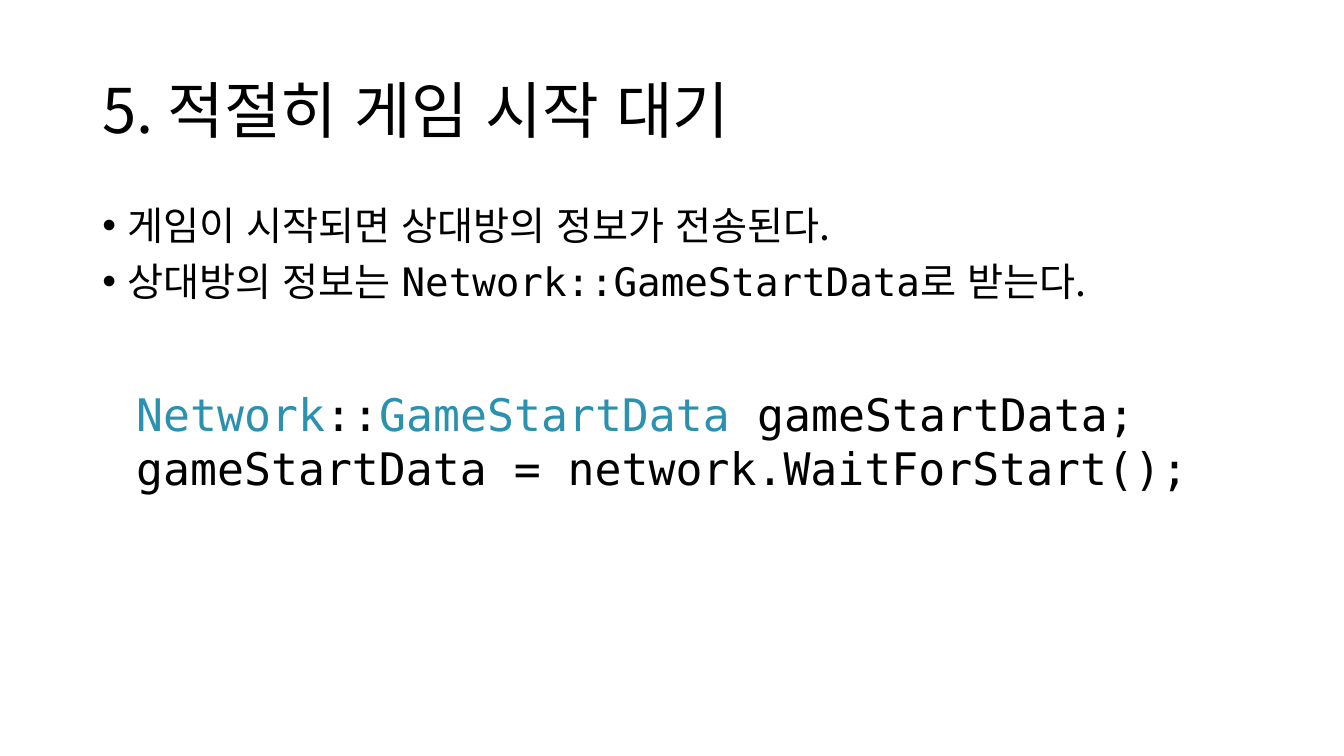
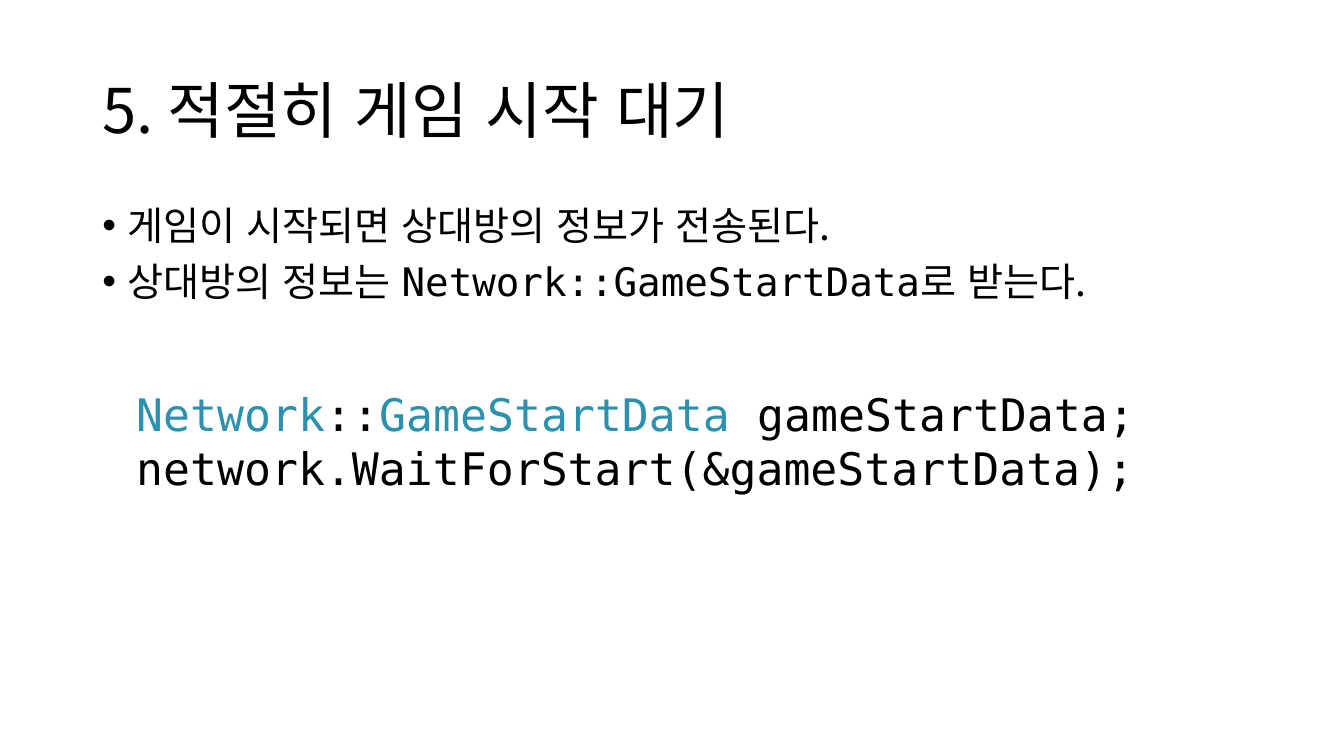
Before and after one commit to namse/BGNL, a slide deck: slide 11 of BGNL사용법설명.pptx. Drawn at 1344x756 pixels with LibreOffice and Linux fonts; fonts in the diff are those of the drawing. Boxes give left, top, right and bottom in pixels: in the first picture for what was removed or moved away, otherwise in the second. Text is boxed around its words. In the diff, an @@ line names an element or a change of style, - is before the commit and + after.

Commit message:
change WaitForStart output way

```diff
--- a/BGNL사용법설명.pptx
+++ b/BGNL사용법설명.pptx
@@ text at [136, 451, 1134, 495]: text changed @@
-gameStartData = network.WaitForStart();
+network.WaitForStart(&gameStartData);
```
Also in this commit, not shown: 3 other files.
